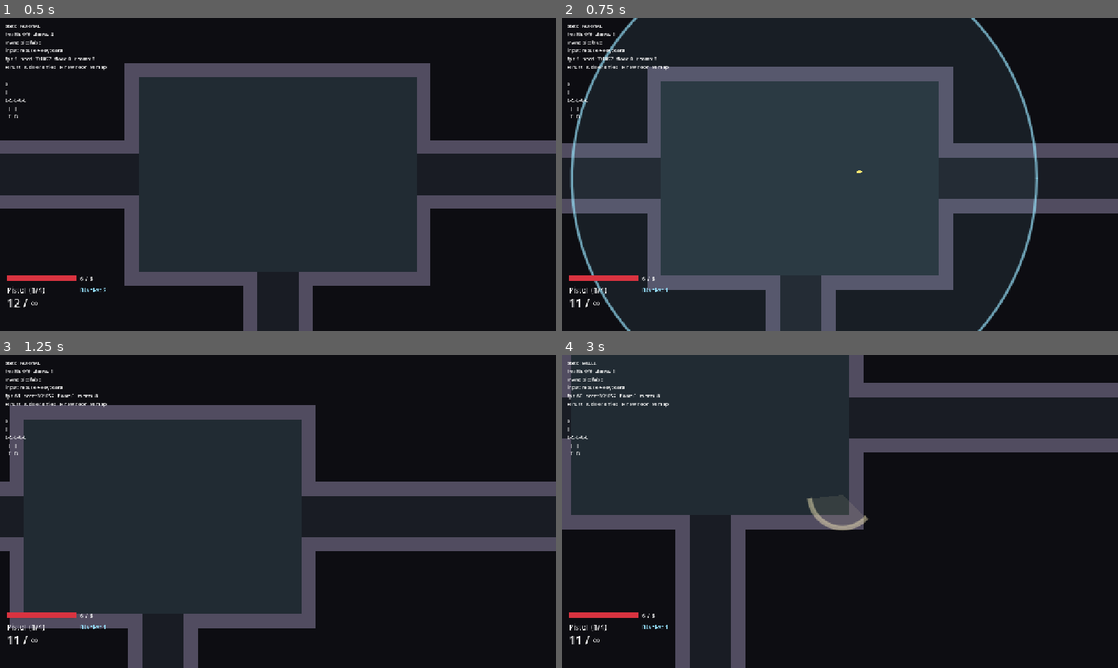
Above: before the commit, frames 1-4 (two rows, left to right).
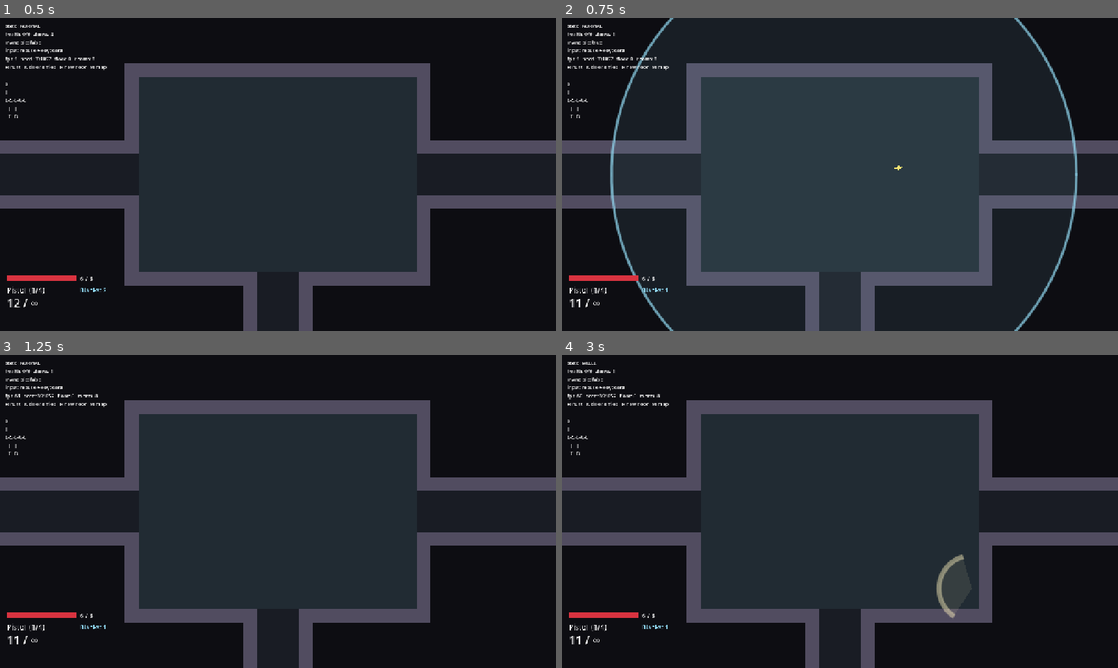
Above: after the commit, the same moments.

Repository: SalemRose/Gungeon-Massive-Ripoff-Edition
Game: Godot game, scene res://levels/floor_level/floor_level.tscn
The game is run twice, just before and just after one commit, with the same random seed, the same clock (stepped at 60 frames per second) and the same inputs.
Inputs (mouse positions are in pixels of both pictures, inside the frame that each line leads up to):
- Up to frame 1 (0.5 s): no input
- Up to frame 2 (0.75 s): tap Enter at 0.5 s; move the mouse to (962, 158) at 0.52 s; hold D (move_right) from 0.53 s (still down); tap Q (blank) at 0.6 s; click (962, 158) at 0.67 s
- Up to frame 3 (1.25 s): keep holding D (move_right)
- Up to frame 4 (3 s): move the mouse to (728, 527) at 1.27 s; release D (move_right) at 1.28 s; hold S (move_down) 1.28-2.03 s; tap Space (dodge) at 1.35 s; move the mouse to (895, 442) at 2.02 s; hold D (move_right) 2.03-2.78 s; tap E (interact) at 2.1 s; move the mouse to (812, 574) at 2.77 s; hold W (move_up) from 2.78 s (still down); tap F (melee) at 2.85 s; click (812, 574) at 2.92 s

Frame 1 is identical in both runs. In frame 2, 19% of the frame differs, in the area x 0-100%, y 0-100%; in frame 3, 31%; in frame 4, 49%.

Commit message:
Step 7c: room camera (limits per room, free in corridors)
Co-Authored-By: Claude Sonnet 5.5 <noreply@anthropic.com>
Claude-Session: https://claude.ai/code/session_01EKLoHM38k4sTvWqdQMzUWo

Diff:
--- a/entities/player/player.gd
+++ b/entities/player/player.gd
@@ -134,6 +134,9 @@
 var _blank_iframes_left: float = 0.0
 var _blank_cooldown_left: float = 0.0
 var _camera_lean: Vector2 = Vector2.ZERO
+## Optional hook (set by RoomCamera): takes the lean offset and returns a copy
+## that keeps the view inside the current room. Shake is added after it.
+var camera_lean_limiter: Callable = Callable()
 var _shake: float = 0.0
 var _flash_left: float = 0.0
 
@@ -361,7 +364,10 @@
 
 	# Shake is added on top of the lean, then fades out.
 	var shake_offset := Vector2(randf_range(-1.0, 1.0), randf_range(-1.0, 1.0)) * _shake
-	camera.offset = _camera_lean + shake_offset
+	var lean := _camera_lean
+	if camera_lean_limiter.is_valid():
+		lean = camera_lean_limiter.call(lean)
+	camera.offset = lean + shake_offset
 	_shake = move_toward(_shake, 0.0, shake_decay * delta)
 
 
--- a/levels/floor_level/floor_level.gd
+++ b/levels/floor_level/floor_level.gd
@@ -13,6 +13,7 @@
 @onready var debug_label: Label = $DebugLayer/DebugLabel
 
 var builder: FloorBuilder
+var room_camera: RoomCamera
 var layout: FloorLayout
 var _show_map: bool = true
 
@@ -28,6 +29,10 @@
 	# Place the player at the start room's center (it is already in the tree).
 	player.global_position = builder.start_room().global_position
 	player.died.connect(_on_player_died)
+	# Holds the camera inside the current room (see room_camera.gd).
+	room_camera = RoomCamera.new()
+	add_child(room_camera)
+	room_camera.setup(player)
 
 
 func _process(_delta: float) -> void:
--- /dev/null
+++ b/levels/rooms/room_camera.gd
@@ -0,0 +1,87 @@
+class_name RoomCamera
+extends Node
+## Gungeon-style room camera: inside a room the view is held within that room's
+## walls (and a room smaller than the screen sits centered), in corridors the
+## camera is free and follows the player, and the change between the two is
+## eased by the camera's own limit/position smoothing.
+##
+##     var cam := RoomCamera.new()
+##     add_child(cam)
+##     cam.setup(player)
+##     cam.room_changed.connect(func(room): print("now in ", room.name))
+##
+## It only drives the limits of the player's existing Camera2D, so the lean
+## and shake in player.gd keep working untouched.
+
+## The room the player stands in changed. `room` is null in corridors.
+signal room_changed(room: Room)
+
+## Camera limits for "no limit" (Godot's own defaults).
+const FREE_LIMIT := 10000000
+
+var current_room: Room
+var _player: Player
+
+
+func setup(player: Player) -> void:
+	_player = player
+	player.camera.limit_smoothed = true
+	# Camera limits don't see the aim "lean" offset, so ask us to trim it.
+	player.camera_lean_limiter = _limit_lean
+	_apply(null)
+
+
+func _process(_delta: float) -> void:
+	if _player == null:
+		return
+	var room := _room_at(_player.global_position)
+	if room != current_room:
+		current_room = room
+		_apply(room)
+		room_changed.emit(room)
+
+
+## The room whose floor contains `point`, or null (corridor / doorway / void).
+func _room_at(point: Vector2) -> Room:
+	for node in get_tree().get_nodes_in_group("rooms"):
+		var room := node as Room
+		if Rect2(room.global_position - room.size * 0.5, room.size).has_point(point):
+			return room
+	return null
+
+
+## Holds the camera inside `room` (walls included), or frees it for null.
+func _apply(room: Room) -> void:
+	var camera := _player.camera
+	if room == null:
+		camera.limit_left = -FREE_LIMIT
+		camera.limit_top = -FREE_LIMIT
+		camera.limit_right = FREE_LIMIT
+		camera.limit_bottom = FREE_LIMIT
+		return
+	var view := Rect2(room.global_position - room.size * 0.5, room.size).grow(Room.WALL_THICKNESS)
+	camera.limit_left = int(view.position.x)
+	camera.limit_top = int(view.position.y)
+	camera.limit_right = int(view.end.x)
+	camera.limit_bottom = int(view.end.y)
+
+
+## Trims the camera's aim-lean so the view never leaves the room: along an
+## axis where the room is smaller than the screen the lean is cancelled (the
+## camera stays centered), otherwise the view may go up to the walls.
+func _limit_lean(lean: Vector2) -> Vector2:
+	if current_room == null:
+		return lean
+	var camera := _player.camera
+	var base := camera.get_screen_center_position() - camera.offset
+	var half_view := camera.get_viewport_rect().size / camera.zoom * 0.5
+	var walls := Rect2(current_room.global_position - current_room.size * 0.5, current_room.size).grow(Room.WALL_THICKNESS)
+	var target := base + lean
+	for axis in 2:
+		var low := walls.position[axis] + half_view[axis]
+		var high := walls.end[axis] - half_view[axis]
+		if low >= high:
+			target[axis] = base[axis]   # room smaller than the screen: stay put
+		else:
+			target[axis] = clampf(target[axis], low, high)
+	return target - base
Not shown, added: levels/rooms/room_camera.gd.uid
